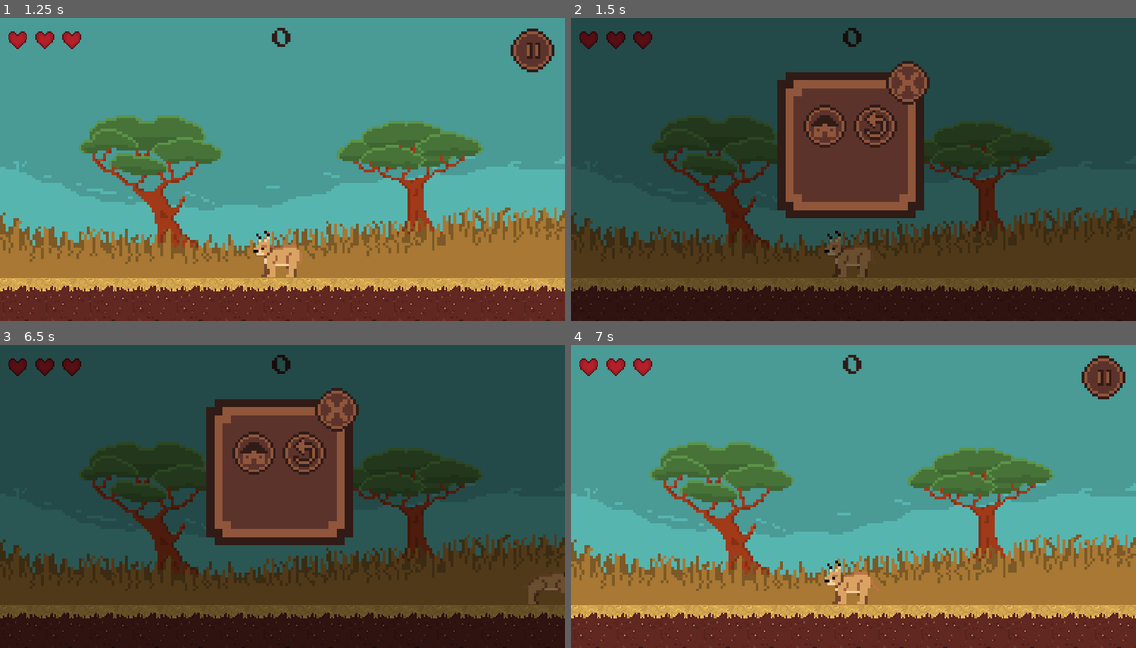
Above: before the commit, frames 1-4 (two rows, left to right).
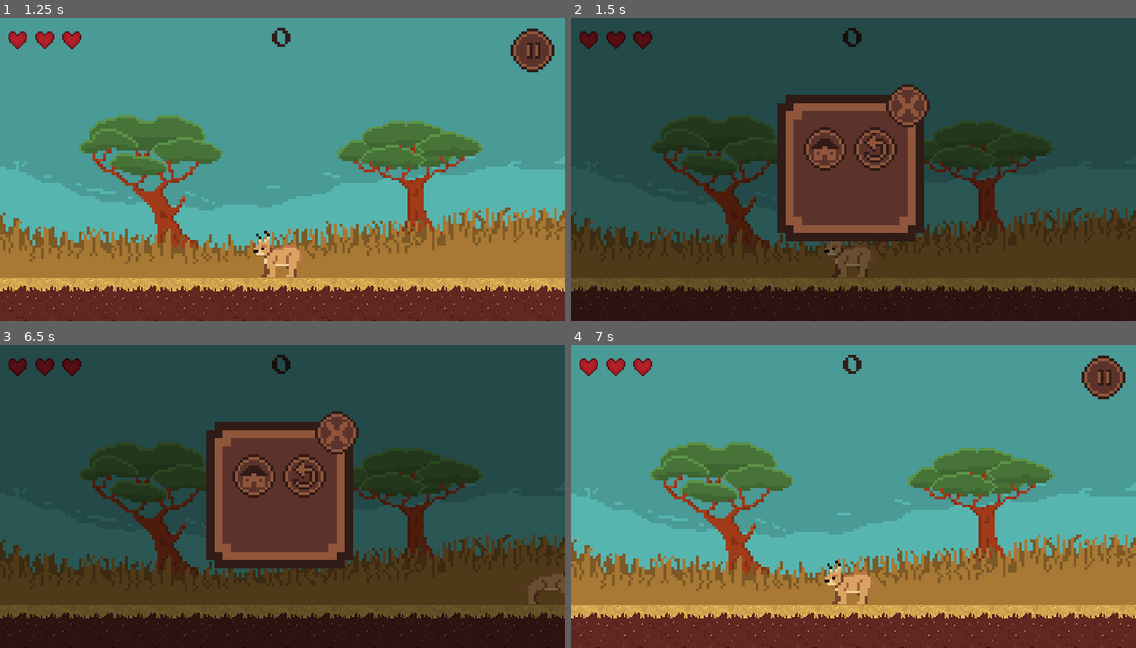
Above: after the commit, the same moments.

Repository: JoshuaW13/Floppa
Game: Godot game, scene res://interface/TitleScreen.tscn
Same seed, same stepped clock (60 frames per second), same inputs: the game is played once before the commit and once after it.
Inputs (mouse positions are in pixels of both pictures, inside the frame that each line leads up to; where the layout moved, square brackets give the same spot in the first picture):
- Up to frame 1 (1.25 s): click (259, 193) at 0.5 s
- Up to frame 2 (1.5 s): click (1102, 51) at 1.25 s
- Up to frame 3 (6.5 s): click (305, 475) [305, 454] at 2 s; move the mouse to (406, 481) at 2.77 s; press the mouse at (406, 481) at 2.78 s; hold D (MoveRight) 2.78-4.28 s; tap W (jump) at 3.02, 3.32, 3.77, 4.07, 5.27, 5.57, 6.02, 6.32 s; move the mouse to (169, 511) at 3.52 s; release the mouse at (169, 511) at 3.53 s; click (169, 511) at 3.6 s; move the mouse to (339, 429) at 4.27 s; press the mouse at (339, 429) at 4.28 s; hold A (MoveLeft) 4.28-5.03 s; move the mouse to (254, 557) at 5.02 s; release the mouse at (254, 557) at 5.03 s; hold D (MoveRight) from 5.03 s (still down); click (254, 557) at 5.1 s; move the mouse to (452, 541) at 5.77 s; press the mouse at (452, 541) at 5.78 s; tap Escape (ui_cancel) at 6.4 s
- Up to frame 4 (7 s): release D (MoveRight) at 6.5 s; release the mouse at (1023, 541) at 6.5 s; click (876, 475) [876, 454] at 6.5 s

Frame 1 is identical in both runs. In frame 2, 8.4% of the frame differs, in the area x 36-64%, y 14-74%; in frame 3, 8.4%; in frame 4, nothing differs.

Commit message:
Added a basic implementation of notifications

Diff:
--- a/PlayerData.gd
+++ b/PlayerData.gd
@@ -1,12 +1,13 @@
 extends Node
 #fields
 var highScore = 0;
-const SERVAL_SCORE = 100;
-const LYNX_KILL_COUNT = 10;
+const SERVAL_SCORE = 1;
+const LYNX_KILL_COUNT = 1;
 
 #unlocks
 var serval = false;
 var lynx = false;
+signal character_unlocked(notificationText)
 
 #stats
 var speed = 3
@@ -21,10 +22,12 @@
 		highScore = score;
 	if score >= SERVAL_SCORE:
 		serval = true
+		emit_signal("character_unlocked", "Serval Unlocked!")
 
 func check_Killed_Ennemies(killedEnnemies):
 	if killedEnnemies >= LYNX_KILL_COUNT:
 		lynx = true
+		emit_signal("character_unlocked", "Lynx Unlocked!")
 
 func _setCharacterInfo(newSpeed, newPower, newHealth, newJump, newSprite):
 	speed = newSpeed
--- a/World.tscn
+++ b/World.tscn
@@ -9,6 +9,7 @@
 [ext_resource path="res://World.gd" type="Script" id=7]
 [ext_resource path="res://interface/fonts/PressStart2P-Regular.ttf" type="DynamicFontData" id=8]
 [ext_resource path="res://interface/healthBar.tscn" type="PackedScene" id=9]
+[ext_resource path="res://interface/NotificationPoster.tscn" type="PackedScene" id=10]
 
 [sub_resource type="ConvexPolygonShape2D" id=1]
 points = PoolVector2Array( 0, 0, 32, 0, 32, 32, 0, 32 )
@@ -149,6 +150,9 @@
 [node name="PreynewWavePlayer" type="AudioStreamPlayer2D" parent="PreySpawner"]
 
 [node name="PauseMenu" parent="." instance=ExtResource( 5 )]
+
+[node name="NotificationPoster" parent="PauseMenu" instance=ExtResource( 10 )]
+visible = false
 [connection signal="ennemyKilled" from="EnnemySpawner" to="PauseMenu" method="_on_EnnemySpawner_ennemyKilled"]
 [connection signal="pointScored" from="EnnemySpawner" to="." method="_on_EnnemySpawner_pointScored"]
 [connection signal="timeout" from="EnnemySpawner/Timer" to="EnnemySpawner" method="_on_Timer_timeout"]
--- /dev/null
+++ b/interface/NotificationPoster.gd
@@ -0,0 +1,17 @@
+extends Control
+
+var notificationQueue : Array = []
+onready var notificationLabel = $TextureRect/Label
+signal notification_added
+
+func _ready() -> void:
+	PlayerData.connect("character_unlocked", self, "on_character_unlocked")
+
+func on_character_unlocked(text):
+	notificationQueue.push_back(text);
+	emit_signal("notification_added")
+
+
+func _on_NotificationPoster_notification_added() -> void:
+	self.visible = true;
+	notificationLabel.text = notificationQueue.pop_front()
--- /dev/null
+++ b/interface/NotificationPoster.tscn
@@ -0,0 +1,49 @@
+[gd_scene load_steps=5 format=2]
+
+[ext_resource path="res://interface/images/MenuBackground.png" type="Texture" id=1]
+[ext_resource path="res://interface/NotificationPoster.gd" type="Script" id=2]
+[ext_resource path="res://interface/fonts/PressStart2P-Regular.ttf" type="DynamicFontData" id=3]
+
+[sub_resource type="DynamicFont" id=1]
+size = 6
+font_data = ExtResource( 3 )
+
+[node name="NotificationPoster" type="Control"]
+margin_right = 416.0
+margin_bottom = 224.0
+mouse_filter = 2
+script = ExtResource( 2 )
+__meta__ = {
+"_edit_use_anchors_": false
+}
+
+[node name="TextureRect" type="TextureRect" parent="."]
+anchor_left = 0.5
+anchor_right = 0.5
+margin_left = -36.0
+margin_top = 10.0
+margin_right = 36.0
+margin_bottom = 48.0
+texture = ExtResource( 1 )
+expand = true
+__meta__ = {
+"_edit_use_anchors_": false
+}
+
+[node name="Label" type="Label" parent="TextureRect"]
+modulate = Color( 0.188235, 0.105882, 0.0901961, 1 )
+anchor_left = 0.5
+anchor_top = 0.5
+anchor_right = 0.5
+anchor_bottom = 0.5
+margin_left = -28.0
+margin_top = -7.5
+margin_right = 28.0
+margin_bottom = 7.5
+custom_fonts/font = SubResource( 1 )
+text = "Character Unlocked"
+autowrap = true
+__meta__ = {
+"_edit_use_anchors_": false
+}
+[connection signal="notification_added" from="." to="." method="_on_NotificationPoster_notification_added"]
--- a/interface/PauseMenu.gd
+++ b/interface/PauseMenu.gd
@@ -28,7 +28,6 @@
 	var score_display = $Control/PauseMenu/Score
 	var high_score_display = $Control/PauseMenu/HighScore
 	PlayerData.check_highscore(score)
-	print("WE are checking killed ennemis with "+str(killedEnnemies))
 	PlayerData.check_Killed_Ennemies(killedEnnemies);
 	high_score_display.text = "HighScore: "+str(PlayerData.highScore)
 	score_display.text = "Score: "+str(score)
--- a/interface/PauseMenu.tscn
+++ b/interface/PauseMenu.tscn
@@ -29,8 +29,14 @@
 
 [node name="PauseMenu" type="Control" parent="Control"]
 visible = false
-anchor_right = 1.0
-anchor_bottom = 1.0
+anchor_left = 0.5
+anchor_top = 0.5
+anchor_right = 0.5
+anchor_bottom = 0.5
+margin_left = -208.0
+margin_top = -95.5
+margin_right = 208.0
+margin_bottom = 128.5
 __meta__ = {
 "_edit_use_anchors_": false
 }
Not shown: 1 places in World.tscn that only renumber resources
Not shown: 1 places in interface/CharacterInfo.tscn that only renumber resources
